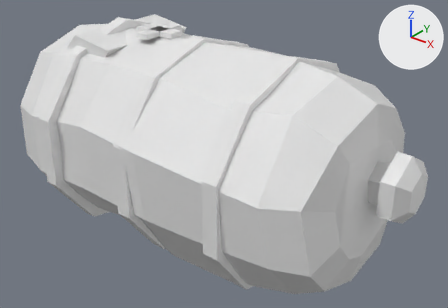
The glTF model art/kit/items/item.holy_remains/item.holy_remains.glb, before and after one commit.
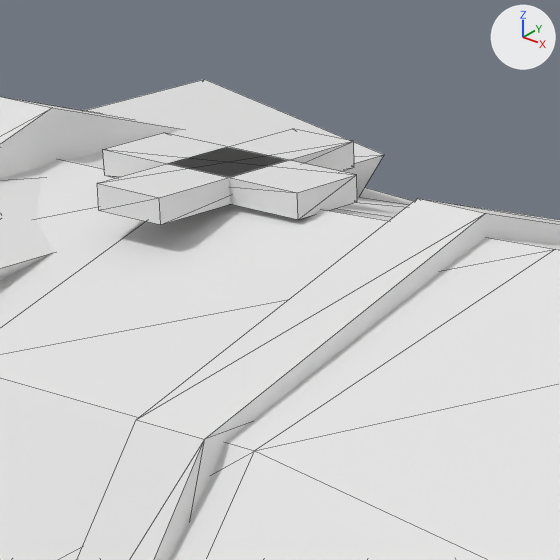
Old and new are each drawn whole from a 50 mm lens placed at (0.2015, -0.2316, 0.198), pointed at (0.0147, 0.0018, 0.0533) and again close up on the part from 27% to 49% of the width and 0% to 32% of the height. Arrows for +X, +Y and +Z are at upper right; the lights stay in place. The first two pictures are the older version. The close-ups show mesh edges as thin lines. Vertices at exactly the same position are counted once.

Names of what the first close-up shows: 'holy_remains'.
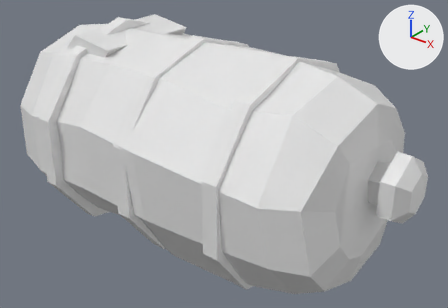
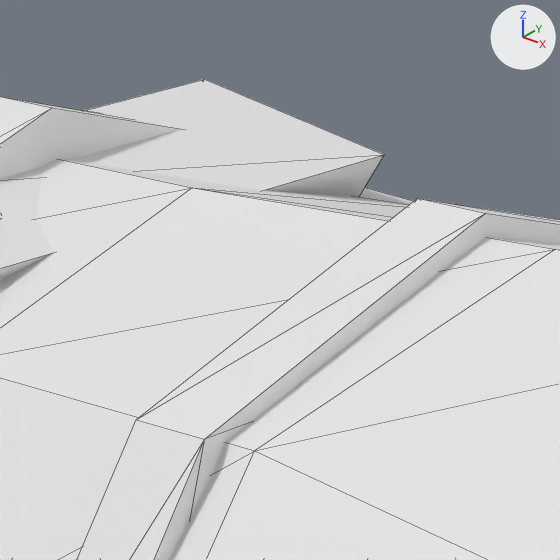
What changed in the scene script:
```text
Change me_holy_remains:
    used by ob_holy_remains; location = (0.0, 0.0, 0.0)
    remove me_holy_remains.from_pydata(...)  # 204 vertices, 372 faces; spans x -0.102..0.12, y -0.059..0.059, z 0.0..0.116
    add me_holy_remains.from_pydata(...)  # 188 vertices, 348 faces; spans x -0.102..0.12, y -0.059..0.059, z 0.0..0.116
    me_holy_remains part 1: the loose piece of 8 vertices spanning x -0.032..-0.023, y -0.013..0.013, z 0.112..0.115 is deleted
    me_holy_remains part 2: the loose piece of 8 vertices spanning x -0.04..-0.015, y -0.004..0.004, z 0.112..0.115 is deleted
```

Where the change shows, as pixel boxes [x1, y1, x2, y2] in the close-ups (560 x 560 px):
part 1 of me_holy_remains, deleted: before [97, 129, 354, 225]
part 2 of me_holy_remains, deleted: before [103, 133, 357, 220]
